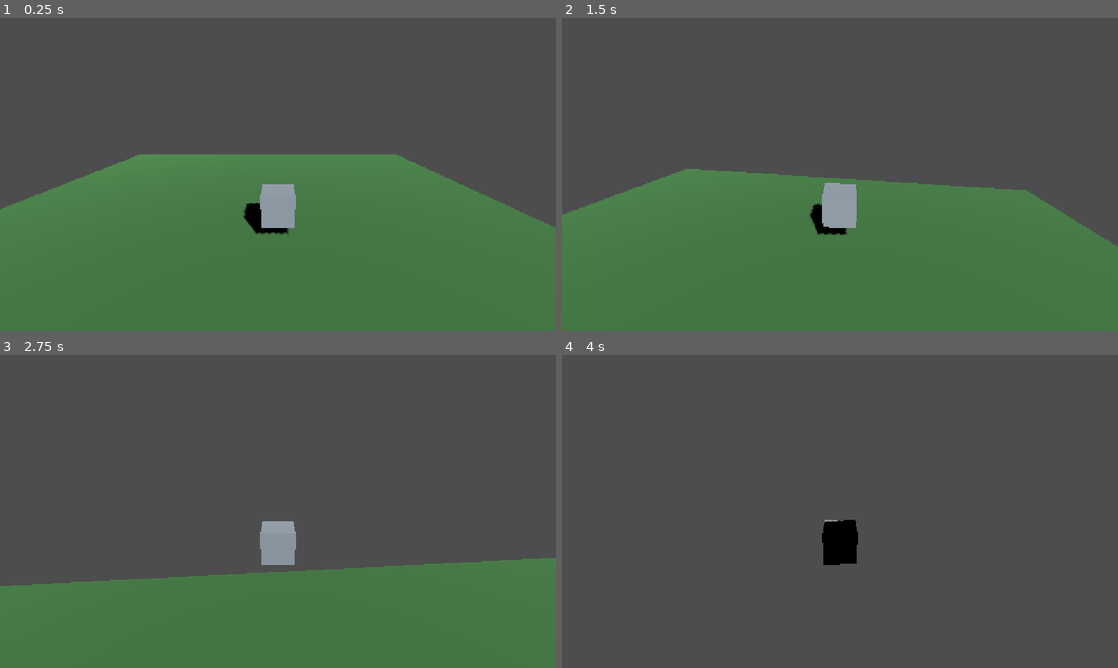
Above: before the commit, frames 1-4 (two rows, left to right).
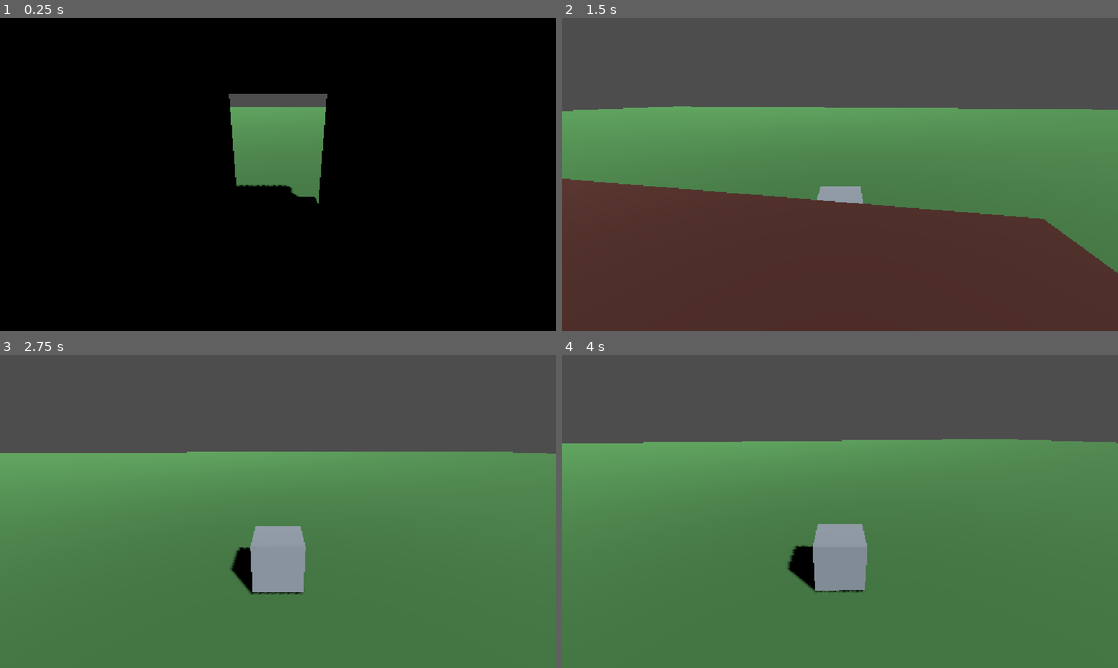
Above: after the commit, the same moments.

Repository: the-sdr/robots_game
Game: Godot game, scene res://scenes/world.tscn
Two runs of this game, one before a commit and one after it. Both use one fixed random seed, a clock stepped at 60 frames per second and the inputs below.
Inputs (mouse positions are in pixels of both pictures, inside the frame that each line leads up to):
- Up to frame 1 (0.25 s): no input
- Up to frame 2 (1.5 s): move the mouse to (867, 174) at 0.52 s; hold Mouse wheel up (zoom_in, bound only after the commit) 0.53-1.28 s; hold W (move_forward) from 0.53 s (still down); tap Space (jump) at 0.77 s; tap Mouse wheel down (zoom_out, bound only after the commit) at 0.8, 1.35 s; move the mouse to (812, 174) at 1.27 s
- Up to frame 3 (2.75 s): keep holding W (move_forward); tap Space (jump) at 1.52 s; tap Mouse wheel up (zoom_in, bound only after the commit) at 1.55 s; move the mouse to (289, 505) at 2.02 s; hold Mouse wheel up (zoom_in, bound only after the commit) from 2.03 s (still down); tap Mouse wheel down (zoom_out, bound only after the commit) at 2.3 s
- Up to frame 4 (4 s): keep holding W (move_forward); move the mouse to (834, 517) at 2.77 s; release Mouse wheel up (zoom_in, bound only after the commit) at 2.78 s; tap Mouse wheel down (zoom_out, bound only after the commit) at 2.85, 3.8 s; tap Space (jump) at 3.02, 3.77 s; tap Mouse wheel up (zoom_in, bound only after the commit) at 3.05 s; move the mouse to (878, 514) at 3.52 s; hold Mouse wheel up (zoom_in, bound only after the commit) from 3.53 s (still down)

The runs differ from the first frame. In frame 1, 97% of the frame differs, in the area x 0-100%, y 0-100%; in frame 2, 65%; in frame 3, 38%; in frame 4, 72%.

Commit message:
Add shed interior with scroll-zoom camera and capsule collision
Camera zoom/wall-avoidance is now computed directly in script
(pivot + forward-vector * distance, checked against a raycast)
instead of via SpringArm3D, whose rotation convention caused the
camera to end up coupled to player movement.

Player collision switched from a box to a capsule so it doesn't
snag on doorway edges depending on approach angle. Floor enlarged
to 200x200 to remove the risk of walking off the edge.

Co-Authored-By: Claude Sonnet 5 <noreply@anthropic.com>

Diff:
--- a/project.godot
+++ b/project.godot
@@ -19,15 +19,6 @@
 
 window/stretch/mode="canvas_items"
 window/stretch/aspect="expand"
-
-[physics]
-
-3d/physics_engine="Jolt Physics"
-
-[rendering]
-
-rendering_device/driver.windows="d3d12"
-renderer/rendering_method="mobile"
 
 [input]
 
@@ -81,3 +72,22 @@
 "events": [Object(InputEventJoypadMotion,"resource_local_to_scene":false,"resource_name":"","device":-1,"axis":3,"axis_value":1.0,"script":null)
 ]
 }
+zoom_in={
+"deadzone": 0.2,
+"events": [Object(InputEventMouseButton,"resource_local_to_scene":false,"resource_name":"","device":-1,"window_id":0,"alt_pressed":false,"shift_pressed":false,"ctrl_pressed":false,"meta_pressed":false,"button_mask":0,"position":Vector2(0, 0),"global_position":Vector2(0, 0),"factor":1.0,"button_index":4,"canceled":false,"pressed":false,"double_click":false,"script":null)
+]
+}
+zoom_out={
+"deadzone": 0.2,
+"events": [Object(InputEventMouseButton,"resource_local_to_scene":false,"resource_name":"","device":-1,"window_id":0,"alt_pressed":false,"shift_pressed":false,"ctrl_pressed":false,"meta_pressed":false,"button_mask":0,"position":Vector2(0, 0),"global_position":Vector2(0, 0),"factor":1.0,"button_index":5,"canceled":false,"pressed":false,"double_click":false,"script":null)
+]
+}
+
+[physics]
+
+3d/physics_engine="Jolt Physics"
+
+[rendering]
+
+rendering_device/driver.windows="d3d12"
+renderer/rendering_method="mobile"
--- a/scenes/player.tscn
+++ b/scenes/player.tscn
@@ -5,8 +5,9 @@
 [sub_resource type="BoxMesh" id="BoxMesh_body"]
 size = Vector3(1, 1, 1)
 
-[sub_resource type="BoxShape3D" id="BoxShape3D_body"]
-size = Vector3(1, 1, 1)
+[sub_resource type="CapsuleShape3D" id="CapsuleShape3D_body"]
+radius = 0.4
+height = 1.0
 
 [sub_resource type="StandardMaterial3D" id="StandardMaterial3D_body"]
 albedo_color = Color(0.65, 0.7, 0.75, 1)
@@ -23,7 +24,7 @@
 
 [node name="CollisionShape3D" type="CollisionShape3D" parent="."]
 transform = Transform3D(1, 0, 0, 0, 1, 0, 0, 0, 1, 0, 0.5, 0)
-shape = SubResource("BoxShape3D_body")
+shape = SubResource("CapsuleShape3D_body")
 
 [node name="CameraRig" type="Node3D" parent="."]
 transform = Transform3D(1, 0, 0, 0, 1, 0, 0, 0, 1, 0, 1.5, 0)
@@ -32,5 +33,5 @@
 transform = Transform3D(1, 0, 0, 0, 0.939693, 0.34202, 0, -0.34202, 0.939693, 0, 0, 0)
 
 [node name="Camera3D" type="Camera3D" parent="CameraRig/CameraArm"]
-transform = Transform3D(1, 0, 0, 0, 1, 0, 0, 0, 1, 0, 0, 6)
+transform = Transform3D(1, 0, 0, 0, 1, 0, 0, 0, 1, 0, 0, 4)
 current = true
--- /dev/null
+++ b/scenes/shed.tscn
@@ -0,0 +1,100 @@
+[gd_scene load_steps=13 format=3]
+
+[sub_resource type="BoxMesh" id="BoxMesh_wall_long"]
+size = Vector3(4, 3, 0.2)
+
+[sub_resource type="BoxShape3D" id="BoxShape3D_wall_long"]
+size = Vector3(4, 3, 0.2)
+
+[sub_resource type="BoxMesh" id="BoxMesh_wall_side"]
+size = Vector3(0.2, 3, 5)
+
+[sub_resource type="BoxShape3D" id="BoxShape3D_wall_side"]
+size = Vector3(0.2, 3, 5)
+
+[sub_resource type="BoxMesh" id="BoxMesh_wall_door"]
+size = Vector3(1.2, 3, 0.2)
+
+[sub_resource type="BoxShape3D" id="BoxShape3D_wall_door"]
+size = Vector3(1.2, 3, 0.2)
+
+[sub_resource type="BoxMesh" id="BoxMesh_roof"]
+size = Vector3(4.4, 0.2, 5.4)
+
+[sub_resource type="BoxShape3D" id="BoxShape3D_roof"]
+size = Vector3(4.4, 0.2, 5.4)
+
+[sub_resource type="BoxMesh" id="BoxMesh_floor_interior"]
+size = Vector3(4, 0.05, 5)
+
+[sub_resource type="StandardMaterial3D" id="StandardMaterial3D_wall"]
+albedo_color = Color(0.45, 0.32, 0.2, 1)
+
+[sub_resource type="StandardMaterial3D" id="StandardMaterial3D_roof"]
+albedo_color = Color(0.35, 0.18, 0.15, 1)
+
+[sub_resource type="StandardMaterial3D" id="StandardMaterial3D_floor_interior"]
+albedo_color = Color(0.55, 0.4, 0.25, 1)
+
+[node name="Shed" type="Node3D"]
+
+[node name="Structure" type="StaticBody3D" parent="."]
+
+[node name="WallSouth" type="CollisionShape3D" parent="Structure"]
+transform = Transform3D(1, 0, 0, 0, 1, 0, 0, 0, 1, 0, 1.5, 2.5)
+shape = SubResource("BoxShape3D_wall_long")
+
+[node name="WallEast" type="CollisionShape3D" parent="Structure"]
+transform = Transform3D(1, 0, 0, 0, 1, 0, 0, 0, 1, 2, 1.5, 0)
+shape = SubResource("BoxShape3D_wall_side")
+
+[node name="WallWest" type="CollisionShape3D" parent="Structure"]
+transform = Transform3D(1, 0, 0, 0, 1, 0, 0, 0, 1, -2, 1.5, 0)
+shape = SubResource("BoxShape3D_wall_side")
+
+[node name="WallNorthLeft" type="CollisionShape3D" parent="Structure"]
+transform = Transform3D(1, 0, 0, 0, 1, 0, 0, 0, 1, -1.4, 1.5, -2.5)
+shape = SubResource("BoxShape3D_wall_door")
+
+[node name="WallNorthRight" type="CollisionShape3D" parent="Structure"]
+transform = Transform3D(1, 0, 0, 0, 1, 0, 0, 0, 1, 1.4, 1.5, -2.5)
+shape = SubResource("BoxShape3D_wall_door")
+
+[node name="Roof" type="CollisionShape3D" parent="Structure"]
+transform = Transform3D(1, 0, 0, 0, 1, 0, 0, 0, 1, 0, 3.1, 0)
+shape = SubResource("BoxShape3D_roof")
+
+[node name="WallSouthMesh" type="MeshInstance3D" parent="."]
+transform = Transform3D(1, 0, 0, 0, 1, 0, 0, 0, 1, 0, 1.5, 2.5)
+mesh = SubResource("BoxMesh_wall_long")
+surface_material_override/0 = SubResource("StandardMaterial3D_wall")
+
+[node name="WallEastMesh" type="MeshInstance3D" parent="."]
+transform = Transform3D(1, 0, 0, 0, 1, 0, 0, 0, 1, 2, 1.5, 0)
+mesh = SubResource("BoxMesh_wall_side")
+surface_material_override/0 = SubResource("StandardMaterial3D_wall")
+
+[node name="WallWestMesh" type="MeshInstance3D" parent="."]
+transform = Transform3D(1, 0, 0, 0, 1, 0, 0, 0, 1, -2, 1.5, 0)
+mesh = SubResource("BoxMesh_wall_side")
+surface_material_override/0 = SubResource("StandardMaterial3D_wall")
+
+[node name="WallNorthLeftMesh" type="MeshInstance3D" parent="."]
+transform = Transform3D(1, 0, 0, 0, 1, 0, 0, 0, 1, -1.4, 1.5, -2.5)
+mesh = SubResource("BoxMesh_wall_door")
+surface_material_override/0 = SubResource("StandardMaterial3D_wall")
+
+[node name="WallNorthRightMesh" type="MeshInstance3D" parent="."]
+transform = Transform3D(1, 0, 0, 0, 1, 0, 0, 0, 1, 1.4, 1.5, -2.5)
+mesh = SubResource("BoxMesh_wall_door")
+surface_material_override/0 = SubResource("StandardMaterial3D_wall")
+
+[node name="RoofMesh" type="MeshInstance3D" parent="."]
+transform = Transform3D(1, 0, 0, 0, 1, 0, 0, 0, 1, 0, 3.1, 0)
+mesh = SubResource("BoxMesh_roof")
+surface_material_override/0 = SubResource("StandardMaterial3D_roof")
+
+[node name="InteriorFloor" type="MeshInstance3D" parent="."]
+transform = Transform3D(1, 0, 0, 0, 1, 0, 0, 0, 1, 0, 0.025, 0)
+mesh = SubResource("BoxMesh_floor_interior")
+surface_material_override/0 = SubResource("StandardMaterial3D_floor_interior")
--- a/scenes/world.tscn
+++ b/scenes/world.tscn
@@ -1,15 +1,16 @@
 [gd_scene format=3 uid="uid://cgaxwrphyu0fu"]
 
 [ext_resource type="PackedScene" path="res://scenes/player.tscn" id="1"]
+[ext_resource type="PackedScene" path="res://scenes/shed.tscn" id="2"]
 
 [sub_resource type="PlaneMesh" id="PlaneMesh_floor"]
-size = Vector2(20, 20)
+size = Vector2(200, 200)
 
 [sub_resource type="StandardMaterial3D" id="StandardMaterial3D_floor"]
 albedo_color = Color(0.3, 0.55, 0.3, 1)
 
 [sub_resource type="BoxShape3D" id="BoxShape3D_floor"]
-size = Vector3(20, 0.2, 20)
+size = Vector3(200, 0.2, 200)
 
 [node name="World" type="Node3D" unique_id=512365180]
 
@@ -29,4 +30,7 @@
 shadow_enabled = true
 
 [node name="Player" parent="." unique_id=1142288867 instance=ExtResource("1")]
-transform = Transform3D(1, 0, 0, 0, 1, 0, 0, 0, 1, 0.78399134, 0.71969366, 0.08669257)
+transform = Transform3D(1, 0, 0, 0, 1, 0, 0, 0, 1, 0, 1, -6)
+
+[node name="Shed" parent="." unique_id=1435494421 instance=ExtResource("2")]
+transform = Transform3D(1, 0, 0, 0, 1, 0, 0, 0, 1, 0, 0, -5)
--- a/scripts/player.gd
+++ b/scripts/player.gd
@@ -8,10 +8,18 @@
 const LOOK_STICK_SPEED = 3.0
 const PITCH_MIN = deg_to_rad(-60)
 const PITCH_MAX = deg_to_rad(20)
+const ZOOM_MIN = 1.5
+const ZOOM_MAX = 8.0
+const ZOOM_STEP = 0.5
+const ZOOM_DEFAULT = 4.0
+const CAMERA_COLLISION_MARGIN = 0.3
 
 @onready var visual: Node3D = $Visual
 @onready var camera_rig: Node3D = $CameraRig
 @onready var camera_arm: Node3D = $CameraRig/CameraArm
+@onready var camera: Camera3D = $CameraRig/CameraArm/Camera3D
+
+var target_zoom := ZOOM_DEFAULT
 
 func _ready() -> void:
 	Input.mouse_mode = Input.MOUSE_MODE_CAPTURED
@@ -21,11 +29,31 @@
 		_rotate_camera(-event.relative.x * MOUSE_SENSITIVITY, -event.relative.y * MOUSE_SENSITIVITY)
 	if event.is_action_pressed("ui_cancel"):
 		Input.mouse_mode = Input.MOUSE_MODE_VISIBLE
+	if event.is_action_pressed("zoom_in"):
+		target_zoom = clamp(target_zoom - ZOOM_STEP, ZOOM_MIN, ZOOM_MAX)
+	if event.is_action_pressed("zoom_out"):
+		target_zoom = clamp(target_zoom + ZOOM_STEP, ZOOM_MIN, ZOOM_MAX)
 
 func _rotate_camera(yaw_delta: float, pitch_delta: float) -> void:
 	camera_rig.rotate_y(yaw_delta)
 	camera_arm.rotate_x(pitch_delta)
 	camera_arm.rotation.x = clamp(camera_arm.rotation.x, PITCH_MIN, PITCH_MAX)
+
+func _update_camera_distance() -> void:
+	var pivot_pos: Vector3 = camera_arm.global_transform.origin
+	var back_dir: Vector3 = camera_arm.global_transform.basis.z
+	var desired_pos: Vector3 = pivot_pos + back_dir * target_zoom
+
+	var space_state := get_world_3d().direct_space_state
+	var query := PhysicsRayQueryParameters3D.create(pivot_pos, desired_pos)
+	query.exclude = [get_rid()]
+	var result := space_state.intersect_ray(query)
+
+	var safe_distance := target_zoom
+	if result:
+		safe_distance = max(pivot_pos.distance_to(result.position) - CAMERA_COLLISION_MARGIN, 0.5)
+
+	camera.position = Vector3(0, 0, safe_distance)
 
 func _physics_process(delta: float) -> void:
 	if not is_on_floor():
@@ -57,3 +85,4 @@
 		visual.rotation.y = lerp_angle(visual.rotation.y, target_angle, TURN_SPEED * delta)
 
 	move_and_slide()
+	_update_camera_distance()
